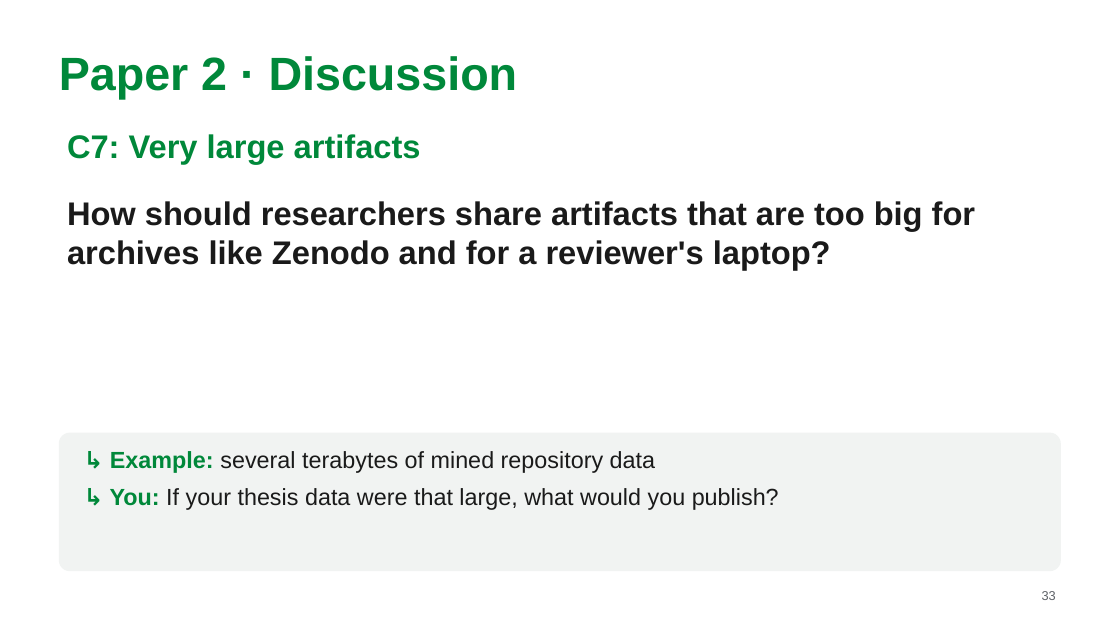
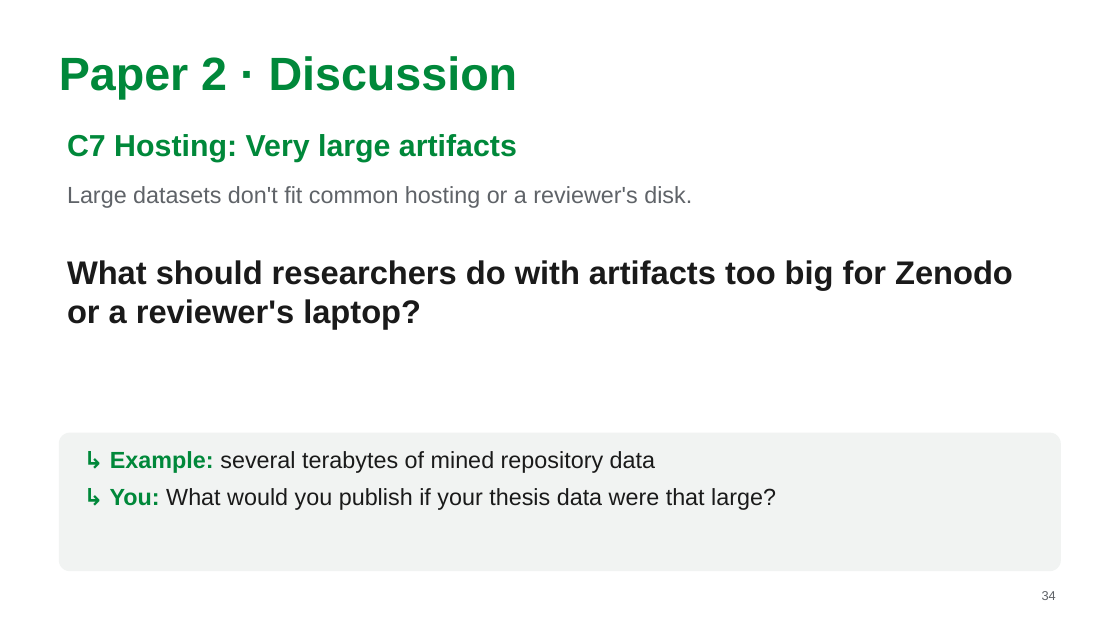
Before and after one commit to MarkAndreDuesing/Reprod_Docs_And_Notes, a slide deck: slide 34 of Vorl_2/slides/lecture2-team-paper2.pptx (slide 33 before the commit). Drawn at 1120x630 pixels with LibreOffice and Linux fonts; fonts in the diff are those of the drawing. Boxes give left, top, right and bottom in pixels: in the first picture for what was removed or moved away, otherwise in the second. Text is boxed around its words. In the diff, an @@ line names an element or a change of style, - is before the commit and + after.

```diff
--- a/Vorl_2/slides/lecture2-team-paper2.pptx
+++ b/Vorl_2/slides/lecture2-team-paper2.pptx
@@ text at <box>67,134,517,162</box>: text changed; size 28 to 26 pt @@
-C7: Very large artifacts
+C7 Hosting: Very large artifacts
@@ text added at <box>67,186,692,208</box>, 20 pt, text #5F6368 @@
+Large datasets don't fit common hosting or a reviewer's disk.
@@ text at <box>67,260,1013,329</box>: text changed @@
-How should researchers share artifacts that are too big for archives like Zenodo and for a reviewer's laptop?
+What should researchers do with artifacts too big for Zenodo or a reviewer's laptop?
@@ text at <box>110,488,776,510</box>: text changed @@
-↳ You: If your thesis data were that large, what would you publish?
+↳ You: What would you publish if your thesis data were that large?
@@ page number at <box>1042,591,1056,600</box>: text changed @@
-33
+34
```
Also in this commit, not shown: 18 other slides changed, 2 other files.
